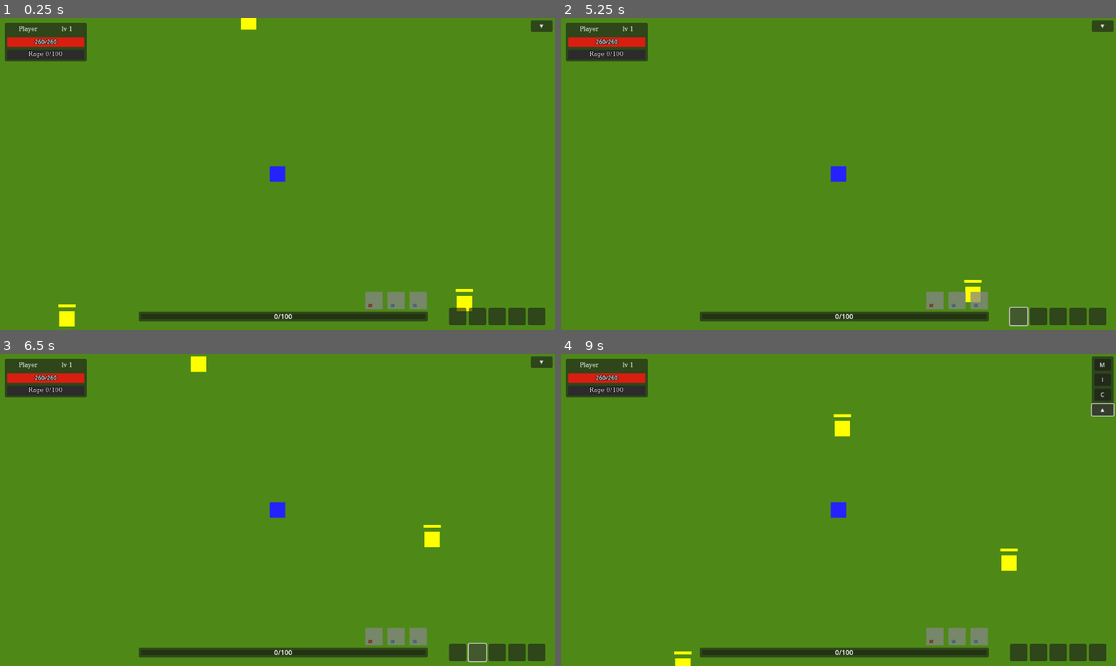
Above: before the commit, frames 1-4 (two rows, left to right).
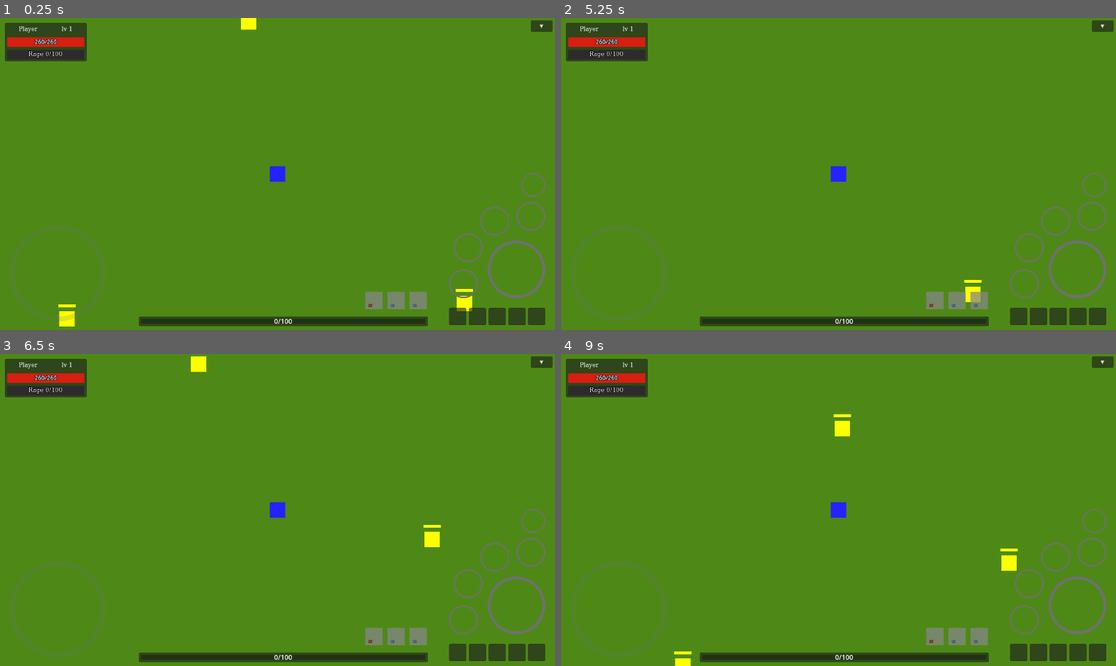
Above: after the commit, the same moments.

Repository: denisshkytko/mmo-mvp-godot
Game: Godot game, scene res://game/scenes/Main.tscn
Two runs of this game, one before a commit and one after it. Both use one fixed random seed, a clock stepped at 60 frames per second and the inputs below. This scene is started directly instead of the project's main scene. The engine's default icon, where the game draws it, is replaced by a stand-in: a white triangle on a blue panel in a dark square.
Inputs (mouse positions are in pixels of both pictures, inside the frame that each line leads up to):
- Up to frame 1 (0.25 s): no input
- Up to frame 2 (5.25 s): click (1077, 270) at 0.52 s; click (1027, 283) at 1.27 s; click (1027, 248) at 2.02 s; click (1054, 220) at 2.77 s; click (1093, 217) at 3.52 s; click (1093, 186) at 4.27 s; click (1016, 317) at 5 s
- Up to frame 3 (6.5 s): click (477, 653) at 5.75 s
- Up to frame 4 (9 s): click (1060, 653) at 6.5 s; click (1077, 653) at 7.25 s; click (1099, 653) at 8 s; click "▼" at 8.75 s

The runs differ from the first frame. In frame 1, 2.5% of the frame differs, in the area x 10-99%, y 49-99%; in frame 2, 2.5%; in frame 3, 2.5%; in frame 4, 3.2%, in the area x 25-100%, y 1-99%.
Error after the commit: Invalid call to function 'try_interact (via call)' in base 'CharacterBody2D (Player)'. Expected 0 argument(s). (res://game/characters/player/interaction_detect…

Commit message:
Manually customizing UI elements

Diff:
--- a/ui/game/GameUI.tscn
+++ b/ui/game/GameUI.tscn
@@ -12,6 +12,7 @@
 [ext_resource type="PackedScene" uid="uid://k52s76musmbr" path="res://ui/game/hud/CharacterHUD.tscn" id="10_lj31k"]
 [ext_resource type="PackedScene" uid="uid://02n5el7bap5r" path="res://ui/game/hud/MerchantHUD.tscn" id="11_6i0yq"]
 [ext_resource type="PackedScene" uid="uid://d0uicm7r3xgxa" path="res://ui/game/hud/QuickMenuHUD.tscn" id="13_4p0o0"]
+[ext_resource type="PackedScene" uid="uid://d2ddrgn4o57x6" path="res://ui/game/hud/mobile/MobileHUD.tscn" id="13_kywc6"]
 
 [node name="GameUI" type="CanvasLayer"]
 
@@ -48,6 +49,13 @@
 
 [node name="MenuHUD" parent="Root" instance=ExtResource("9_48nlf")]
 layout_mode = 0
+anchors_preset = 0
+anchor_left = 0.0
+anchor_top = 0.0
+anchor_right = 0.0
+anchor_bottom = 0.0
+grow_horizontal = 1
+grow_vertical = 1
 
 [node name="CharacterHUD" parent="Root" instance=ExtResource("10_lj31k")]
 layout_mode = 0
@@ -59,3 +67,5 @@
 offset_left = 997.0
 offset_right = 1107.0
 offset_bottom = 200.0
+
+[node name="MobileHUD" parent="Root" instance=ExtResource("13_kywc6")]
--- a/ui/game/hud/XpHUD.tscn
+++ b/ui/game/hud/XpHUD.tscn
@@ -13,9 +13,9 @@
 anchor_right = 1.0
 anchor_bottom = 1.0
 offset_left = 288.0
-offset_top = -38.0
+offset_top = -28.0
 offset_right = -264.0
-offset_bottom = -18.0
+offset_bottom = -8.0
 grow_horizontal = 2
 grow_vertical = 0
 
--- /dev/null
+++ b/ui/game/hud/mobile/MobileHUD.tscn
@@ -0,0 +1,193 @@
+[gd_scene load_steps=7 format=3 uid="uid://d2ddrgn4o57x6"]
+
+[ext_resource type="Script" uid="uid://cqh1giffvv7pe" path="res://ui/game/hud/mobile/mobile_hud.gd" id="1_8po1h"]
+[ext_resource type="Script" uid="uid://b3v5ua6tgpdad" path="res://ui/game/hud/mobile/move_joystick.gd" id="2_65rcb"]
+[ext_resource type="Script" uid="uid://f4yrf2m218pi" path="res://ui/game/hud/mobile/skill_pad.gd" id="3_g1q8d"]
+[ext_resource type="Script" uid="uid://bxnhf2egwg0iy" path="res://ui/game/hud/mobile/circular_texture_button.gd" id="4_hwcof"]
+[ext_resource type="Texture2D" uid="uid://b7rkqmicjjs08" path="res://ui/game/hud/mobile/textures/Joystick.png" id="4_xlyuy"]
+[ext_resource type="Texture2D" uid="uid://nvwxea44qb35" path="res://ui/game/hud/mobile/textures/LargeHandleFilled.png" id="5_suufg"]
+
+[node name="MobileHUD" type="CanvasLayer"]
+layer = 20
+script = ExtResource("1_8po1h")
+
+[node name="Root" type="Control" parent="."]
+layout_mode = 3
+anchors_preset = 15
+anchor_right = 1.0
+anchor_bottom = 1.0
+grow_horizontal = 2
+grow_vertical = 2
+
+[node name="LeftPad" type="Control" parent="Root"]
+custom_minimum_size = Vector2(200, 200)
+anchors_preset = 0
+anchor_top = 1.0
+anchor_bottom = 1.0
+offset_left = 20.0
+offset_top = -218.0
+offset_right = 220.0
+offset_bottom = -18.0
+
+[node name="MoveStick" type="Control" parent="Root/LeftPad"]
+layout_mode = 1
+anchors_preset = 15
+anchor_right = 1.0
+anchor_bottom = 1.0
+grow_horizontal = 2
+grow_vertical = 2
+script = ExtResource("2_65rcb")
+
+[node name="Base" type="TextureRect" parent="Root/LeftPad/MoveStick"]
+modulate = Color(1, 1, 1, 0.2)
+layout_mode = 1
+anchors_preset = 15
+anchor_right = 1.0
+anchor_bottom = 1.0
+grow_horizontal = 2
+grow_vertical = 2
+texture = ExtResource("4_xlyuy")
+expand_mode = 1
+
+[node name="Knob" type="TextureRect" parent="Root/LeftPad/MoveStick"]
+modulate = Color(1, 1, 1, 0.45)
+custom_minimum_size = Vector2(60, 60)
+layout_mode = 1
+anchors_preset = 8
+anchor_left = 0.5
+anchor_top = 0.5
+anchor_right = 0.5
+anchor_bottom = 0.5
+offset_left = -30.0
+offset_top = -30.0
+offset_right = 30.0
+offset_bottom = 30.0
+grow_horizontal = 2
+grow_vertical = 2
+texture = ExtResource("5_suufg")
+expand_mode = 1
+
+[node name="RightPad" type="Control" parent="Root"]
+custom_minimum_size = Vector2(260, 260)
+layout_mode = 1
+anchors_preset = 3
+anchor_left = 1.0
+anchor_top = 1.0
+anchor_right = 1.0
+anchor_bottom = 1.0
+offset_left = -280.0
+offset_top = -326.0
+offset_right = -20.0
+offset_bottom = -66.0
+grow_horizontal = 0
+grow_vertical = 0
+
+[node name="SkillPad" type="Control" parent="Root/RightPad"]
+custom_minimum_size = Vector2(200, 200)
+layout_mode = 1
+anchors_preset = 3
+anchor_left = 1.0
+anchor_top = 1.0
+anchor_right = 1.0
+anchor_bottom = 1.0
+offset_left = -200.0
+offset_top = -200.0
+grow_horizontal = 0
+grow_vertical = 0
+script = ExtResource("3_g1q8d")
+
+[node name="QuickSkillBtn" type="TextureButton" parent="Root/RightPad/SkillPad"]
+custom_minimum_size = Vector2(120, 120)
+layout_mode = 1
+anchors_preset = 3
+anchor_left = 1.0
+anchor_top = 1.0
+anchor_right = 1.0
+anchor_bottom = 1.0
+offset_left = -120.0
+offset_top = -120.0
+grow_horizontal = 0
+grow_vertical = 0
+texture_normal = ExtResource("4_xlyuy")
+ignore_texture_size = true
+stretch_mode = 0
+script = ExtResource("4_hwcof")
+metadata/slot_index = 0
+
+[node name="SkillBtn1" type="TextureButton" parent="Root/RightPad/SkillPad"]
+custom_minimum_size = Vector2(60, 60)
+layout_mode = 1
+anchors_preset = 2
+anchor_top = 1.0
+anchor_bottom = 1.0
+offset_top = -60.0
+offset_right = 60.0
+grow_vertical = 0
+texture_normal = ExtResource("4_xlyuy")
+ignore_texture_size = true
+stretch_mode = 0
+script = ExtResource("4_hwcof")
+metadata/slot_index = 1
+
+[node name="SkillBtn2" type="TextureButton" parent="Root/RightPad/SkillPad"]
+custom_minimum_size = Vector2(60, 60)
+layout_mode = 1
+anchors_preset = 4
+anchor_top = 0.5
+anchor_bottom = 0.5
+offset_left = 10.0
+offset_top = -35.0
+offset_right = 70.0
+offset_bottom = 25.0
+grow_vertical = 2
+texture_normal = ExtResource("4_xlyuy")
+ignore_texture_size = true
+stretch_mode = 0
+script = ExtResource("4_hwcof")
+metadata/slot_index = 2
+
+[node name="SkillBtn3" type="TextureButton" parent="Root/RightPad/SkillPad"]
+custom_minimum_size = Vector2(60, 60)
+layout_mode = 1
+anchors_preset = 5
+anchor_left = 0.5
+anchor_right = 0.5
+offset_left = -35.0
+offset_top = 10.0
+offset_right = 25.0
+offset_bottom = 70.0
+grow_horizontal = 2
+texture_normal = ExtResource("4_xlyuy")
+ignore_texture_size = true
+stretch_mode = 0
+script = ExtResource("4_hwcof")
+metadata/slot_index = 3
+
+[node name="SkillBtn4" type="TextureButton" parent="Root/RightPad/SkillPad"]
+custom_minimum_size = Vector2(60, 60)
+layout_mode = 1
+anchors_preset = 1
+anchor_left = 1.0
+anchor_right = 1.0
+offset_left = -60.0
+offset_bottom = 60.0
+grow_horizontal = 0
+texture_normal = ExtResource("4_xlyuy")
+ignore_texture_size = true
+stretch_mode = 0
+script = ExtResource("4_hwcof")
+metadata/slot_index = 4
+
+[node name="InteractBtn" type="TextureButton" parent="Root/RightPad"]
+custom_minimum_size = Vector2(50, 50)
+layout_mode = 1
+anchors_preset = 1
+anchor_left = 1.0
+anchor_right = 1.0
+offset_left = -50.0
+offset_bottom = 50.0
+grow_horizontal = 0
+texture_normal = ExtResource("4_xlyuy")
+ignore_texture_size = true
+stretch_mode = 0
+script = ExtResource("4_hwcof")
--- a/ui/game/hud/mobile/mobile_hud.tscn
+++ /dev/null
@@ -1,107 +0,0 @@
-[gd_scene load_steps=7 format=3 uid="uid://d2ddrgn4o57x6"]
-
-[ext_resource type="Script" uid="uid://b7e5m42bkbq1m" path="res://ui/game/hud/mobile/mobile_hud.gd" id="1_8po1h"]
-[ext_resource type="Script" uid="uid://bb7b2tu1ctf4b" path="res://ui/game/hud/mobile/move_joystick.gd" id="2_65rcb"]
-[ext_resource type="Script" uid="uid://cnu19o2rnoanu" path="res://ui/game/hud/mobile/skill_pad.gd" id="3_g1q8d"]
-[ext_resource type="Script" uid="uid://d6sms1d3a44lr" path="res://ui/game/hud/mobile/circular_texture_button.gd" id="4_hwcof"]
-[ext_resource type="Texture2D" uid="uid://2m1ib7s6ukfi" path="res://ui/game/hud/mobile/textures/Joystick.png" id="4_xlyuy"]
-[ext_resource type="Texture2D" uid="uid://de6od0xnvfqi" path="res://ui/game/hud/mobile/textures/LargeHandleFilled.png" id="5_suufg"]
-
-[node name="MobileHUD" type="CanvasLayer"]
-layer = 20
-script = ExtResource("1_8po1h")
-
-[node name="Root" type="Control" parent="."]
-layout_mode = 3
-anchors_preset = 15
-anchor_right = 1.0
-anchor_bottom = 1.0
-grow_horizontal = 2
-grow_vertical = 2
-
-[node name="LeftPad" type="Control" parent="Root"]
-layout_mode = 0
-anchor_top = 1.0
-anchor_bottom = 1.0
-offset_left = 20.0
-offset_top = -300.0
-offset_right = 300.0
-offset_bottom = -20.0
-
-[node name="MoveStick" type="Control" parent="Root/LeftPad"]
-layout_mode = 0
-offset_right = 280.0
-offset_bottom = 280.0
-script = ExtResource("2_65rcb")
-
-[node name="Base" type="TextureRect" parent="Root/LeftPad/MoveStick"]
-layout_mode = 0
-offset_right = 280.0
-offset_bottom = 280.0
-texture = ExtResource("4_xlyuy")
-modulate = Color(1, 1, 1, 0.2)
-
-[node name="Knob" type="TextureRect" parent="Root/LeftPad/MoveStick"]
-custom_minimum_size = Vector2(90, 90)
-layout_mode = 0
-texture = ExtResource("5_suufg")
-modulate = Color(1, 1, 1, 0.45)
-
-[node name="RightPad" type="Control" parent="Root"]
-layout_mode = 0
-anchor_left = 1.0
-anchor_top = 1.0
-anchor_right = 1.0
-anchor_bottom = 1.0
-offset_left = -380.0
-offset_top = -380.0
-offset_right = -20.0
-offset_bottom = -20.0
-
-[node name="SkillPad" type="Control" parent="Root/RightPad"]
-layout_mode = 0
-offset_right = 360.0
-offset_bottom = 360.0
-script = ExtResource("3_g1q8d")
-
-[node name="QuickSkillBtn" type="TextureButton" parent="Root/RightPad/SkillPad"]
-custom_minimum_size = Vector2(150, 150)
-layout_mode = 0
-texture_normal = ExtResource("4_xlyuy")
-script = ExtResource("4_hwcof")
-metadata/slot_index = 0
-
-[node name="SkillBtn1" type="TextureButton" parent="Root/RightPad/SkillPad"]
-custom_minimum_size = Vector2(90, 90)
-layout_mode = 0
-texture_normal = ExtResource("4_xlyuy")
-script = ExtResource("4_hwcof")
-metadata/slot_index = 1
-
-[node name="SkillBtn2" type="TextureButton" parent="Root/RightPad/SkillPad"]
-custom_minimum_size = Vector2(90, 90)
-layout_mode = 0
-texture_normal = ExtResource("4_xlyuy")
-script = ExtResource("4_hwcof")
-metadata/slot_index = 2
-
-[node name="SkillBtn3" type="TextureButton" parent="Root/RightPad/SkillPad"]
-custom_minimum_size = Vector2(90, 90)
-layout_mode = 0
-texture_normal = ExtResource("4_xlyuy")
-script = ExtResource("4_hwcof")
-metadata/slot_index = 3
-
-[node name="SkillBtn4" type="TextureButton" parent="Root/RightPad/SkillPad"]
-custom_minimum_size = Vector2(90, 90)
-layout_mode = 0
-texture_normal = ExtResource("4_xlyuy")
-script = ExtResource("4_hwcof")
-metadata/slot_index = 4
-
-[node name="InteractBtn" type="TextureButton" parent="Root/RightPad"]
-custom_minimum_size = Vector2(110, 110)
-layout_mode = 0
-texture_normal = ExtResource("4_xlyuy")
-script = ExtResource("4_hwcof")
-visible = false
Not shown: 1 places in ui/game/GameUI.tscn that only renumber resources
